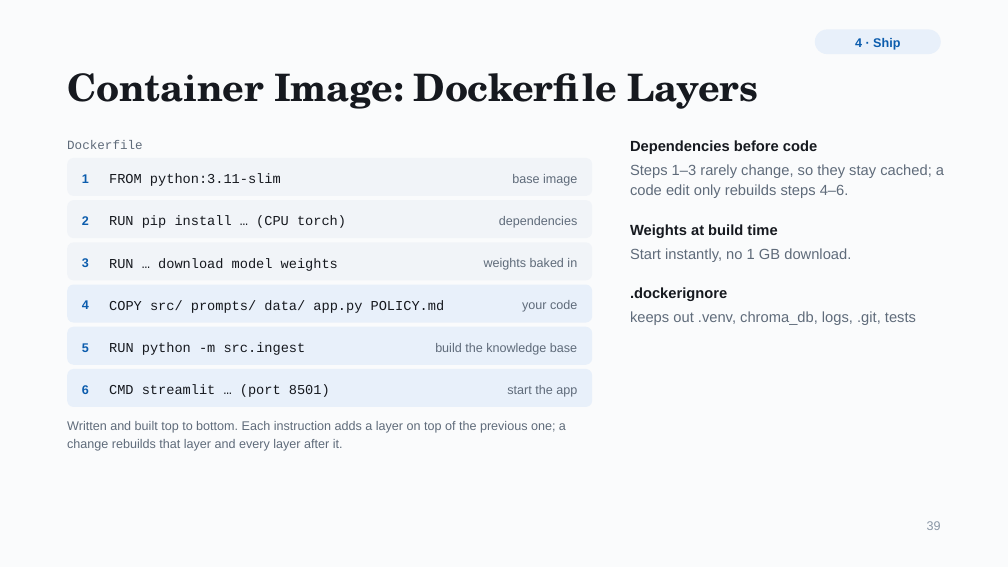
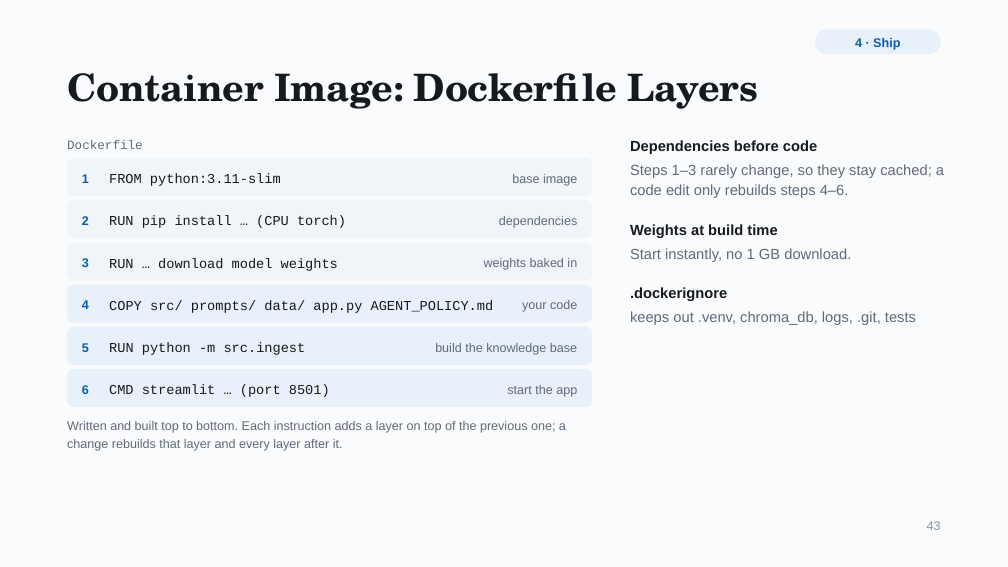
Before and after one commit to karin-8/rag-chatbot-student, a slide deck: slide 43 of student-guide/RAG in Production.pptx (slide 39 before the commit). Drawn at 1008x567 pixels with LibreOffice and Linux fonts; fonts in the diff are those of the drawing. Boxes give left, top, right and bottom in pixels: in the first picture for what was removed or moved away, otherwise in the second. Text is boxed around its words. In the diff, an @@ line names an element or a change of style, - is before the commit and + after.

```diff
--- a/student-guide/RAG in Production.pptx
+++ b/student-guide/RAG in Production.pptx
@@ text at box(109, 300, 494, 313): text changed @@
-COPY src/ prompts/ data/ app.py POLICY.md
+COPY src/ prompts/ data/ app.py AGENT_POLICY.md
@@ text at box(927, 521, 941, 530): text changed @@
-39
+43
```
Also in this commit, not shown: 52 other slides changed, 6 slides added, 1 slide removed.
